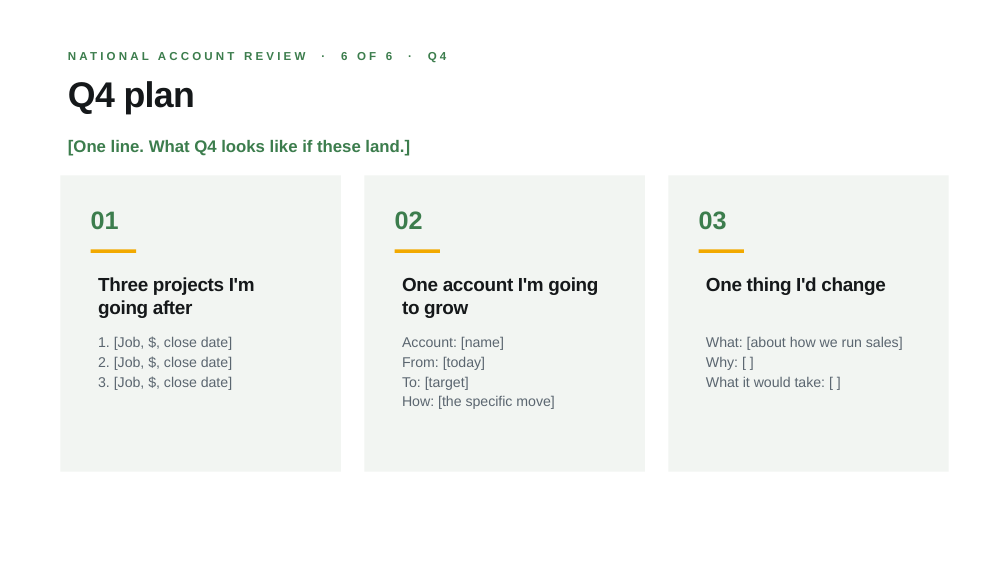
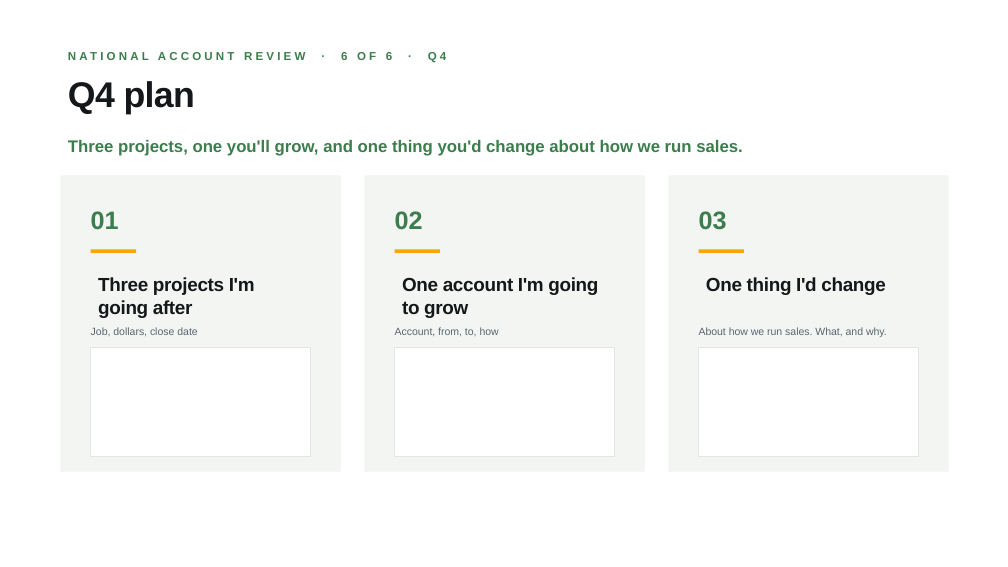
Before and after one commit to guralsnj/git_test, a slide deck: slide 7 of decks/territory-review/National Account Presentation - Mac.pptx. Drawn at 1008x567 pixels with LibreOffice and Linux fonts; fonts in the diff are those of the drawing; background and template pictures are left out. Boxes give left, top, right and bottom in pixels: in the first picture for what was removed or moved away, otherwise in the second. Text is boxed around its words. In the diff, an @@ line names an element or a change of style, - is before the commit and + after.

```diff
--- a/decks/territory-review/National Account Presentation - Mac.pptx
+++ b/decks/territory-review/National Account Presentation - Mac.pptx
@@ text at <box>68,140,743,156</box>: text changed @@
-[One line. What Q4 looks like if these land.]
+Three projects, one you'll grow, and one thing you'd change about how we run sales.
@@ text added at <box>91,327,197,336</box>, 10 pt, text #5B6670 @@
+Job, dollars, close date
@@ text added at <box>395,327,499,336</box>, 10 pt, text #5B6670 @@
+Account, from, to, how
@@ text added at <box>699,327,887,337</box>, 10 pt, text #5B6670 @@
+About how we run sales. What, and why.
@@ rectangle added at <box>91,348,311,457</box>, fill #FFFFFF, outline #E2E6E3 0.75 pt @@
@@ text removed at <box>98,336,232,390</box> @@
-1. [Job, $, close date]
-2. [Job, $, close date]
-3. [Job, $, close date]
@@ rectangle added at <box>395,348,615,457</box>, fill #FFFFFF, outline #E2E6E3 0.75 pt @@
@@ text removed at <box>402,336,554,409</box> @@
-Account: [name]
-From: [today]
-To: [target]
-How: [the specific move]
@@ rectangle added at <box>699,348,919,457</box>, fill #FFFFFF, outline #E2E6E3 0.75 pt @@
@@ text removed at <box>706,336,903,387</box> @@
-What: [about how we run sales]
-Why: [ ]
-What it would take: [ ]
```
Also in this commit, not shown: 5 other slides changed, 3 other files.
